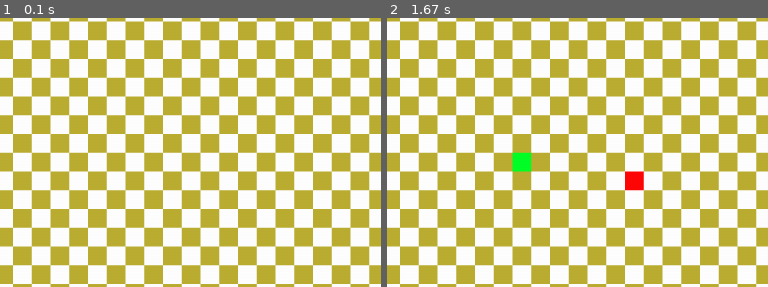
Above: before the commit, frames 1-2 (left to right).
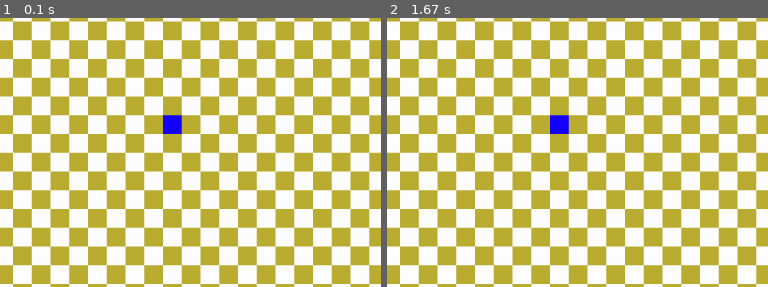
Above: after the commit, the same moments.

Repository: codeborg00/4LinePygame
Game: pygame game, started from main.py
Two runs of this game, one before a commit and one after it. Both use one fixed random seed, a clock stepped at 60 frames per second and the inputs below.
Inputs (mouse positions are % of the whole screen's width and height, from its top left):
- Up to frame 1 (0.1 s): no input
- Up to frame 2 (1.67 s): press the mouse at (51, 57) at 0.37 s; move the mouse to (36, 54) at 0.47 s; release the mouse at (22, 51) at 0.6 s
The pictures show only the part of the screen within x 19-69%, y 28-78%; the shares and areas given below are measured in that part.

The runs differ from the first frame. In frame 1, 0.4% of the frame differs, in the area x 42-48%, y 36-44%; in frame 2, 1.1%, in the area x 32-68%, y 36-65%.

Commit message:
Added a function so as to check if a move is valid. Added to the draw_board function to check if a starting block should be rendered depending on the data value within the 2d board array.

Diff:
--- a/main.py
+++ b/main.py
@@ -14,6 +14,7 @@
 BLACK_SQUARE = pygame.image.load(os.path.join('Assets', 'black_square.png'))
 PLACEHOLDER0 = pygame.image.load(os.path.join('Assets', 'placeholder.png'))
 PLACEHOLDER1 = pygame.image.load(os.path.join('Assets', 'placeholder2.png'))
+STARTING_BLOCK = pygame.image.load(os.path.join('Assets', 'starting_block.png'))
 
 
 # Defining the 2d array which will represent the board
@@ -34,7 +35,7 @@
         [0, 0, 0, 0, 0, 0, 0, 0, 0, 0, 0, 0, 0, 0, 0, 0, 0, 0, 0, 0, 0, 0, 0, 0, 0, 0, 0, 0,],
         [0, 0, 0, 0, 0, 0, 0, 0, 0, 0, 0, 0, 0, 0, 0, 0, 0, 0, 0, 0, 0, 0, 0, 0, 0, 0, 0, 0,],
         [0, 0, 0, 0, 0, 0, 0, 0, 0, 0, 0, 0, 0, 0, 0, 0, 0, 0, 0, 0, 0, 0, 0, 0, 0, 0, 0, 0,],
-        [0, 0, 0, 0, 0, 0, 0, 0, 0, 0, 0, 0, 0, 0, 0, 0, 0, 0, 0, 0, 0, 0, 0, 0, 0, 0, 0, 0,],
+        [0, 0, 0, 0, 0, 0, 0, 0, 0, 0, 0, 0, 0, 1, 0, 0, 0, 0, 0, 0, 0, 0, 0, 0, 0, 0, 0, 0,],
         [0, 0, 0, 0, 0, 0, 0, 0, 0, 0, 0, 0, 0, 0, 0, 0, 0, 0, 0, 0, 0, 0, 0, 0, 0, 0, 0, 0,],
         [0, 0, 0, 0, 0, 0, 0, 0, 0, 0, 0, 0, 0, 0, 0, 0, 0, 0, 0, 0, 0, 0, 0, 0, 0, 0, 0, 0,],
         [0, 0, 0, 0, 0, 0, 0, 0, 0, 0, 0, 0, 0, 0, 0, 0, 0, 0, 0, 0, 0, 0, 0, 0, 0, 0, 0, 0,],
@@ -61,7 +62,6 @@
 ]
 
 
-
 def draw_board():
 
     # Drawing the board to the screen
@@ -69,13 +69,15 @@
     for x in range(40):
         row = 50
         position = column, row
-        for x in range(28):
-            if (column + row) % 2 != 0:
+        for y in range(28):
+            if (column + row) % 2 != 0 and board[x][y] == 0:
                 SCREEN.blit(WHITE_SQUARE, position)
 
-            else:
+            elif (column + row) % 2 == 0 and board[x][y] == 0:
                 SCREEN.blit(BLACK_SQUARE, position)
 
+            else:
+                SCREEN.blit(STARTING_BLOCK, position)
 
             row += 25
             position = column, row
@@ -87,9 +89,8 @@
 
 
 
-#Simulates placing a piece. Not added to board 2d array yet!
+#Places a piec onto the screen. checks if action can be done and if yes places the placeholder according to the current_player. If action is succesfull changes the player.
 def place_piece(player):
-    print(f'Current player is {player}')
     bool = pygame.mouse.get_pressed()
     if bool[0]:
         board_column = math.floor((pygame.mouse.get_pos()[0] - 100) / 25)
@@ -98,34 +99,50 @@
         column = math.floor((pygame.mouse.get_pos()[0] - 100) / 25) * 25 + 100
         row = math.floor((pygame.mouse.get_pos()[1] - 50) / 25) * 25 + 50
 
-
         #Checks if the coordinates are in the available range and if a piece has net yet been placed in that location, places a piece
         if board_column >= 0 and board_row >= 0:
             if board_column < 40 and board_row < 28:
                 if board[board_column][board_row] == 0:
-
-                    # Places the square and switches the current player
-                    if player == 0:
-                        SCREEN.blit(PLACEHOLDER0, (column, row))
-                        board[board_column][board_row] = Piece(player)
-                        pygame.display.update()
-                        new_player = 1
-                        print(f'New player is {new_player}')
-                        return new_player
-                    else:
-                        SCREEN.blit(PLACEHOLDER1, (column, row))
-                        board[board_column][board_row] = Piece(player)
-                        pygame.display.update()
-                        new_player = 0
-                        print(f'New player is {new_player}')
-                        return new_player
+                    if check_move((board_column, board_row)):
+                        print(check_move((board_column, board_row)))
+                        # Places the square and switches the current player
+                        if player == 0:
+                            SCREEN.blit(PLACEHOLDER0, (column, row))
+                            board[board_column][board_row] = Piece(player)
+                            pygame.display.update()
+                            new_player = 1
+                            return new_player
+                        else:
+                            SCREEN.blit(PLACEHOLDER1, (column, row))
+                            board[board_column][board_row] = Piece(player)
+                            pygame.display.update()
+                            new_player = 0
+                            return new_player
 
     # If button not pressed or invalid piece placement, player remains the same.
     return player
 
 
 
+# checks if a certain move is valid, namely whether a placeholder will sit next to another placeholder
+def check_move(position):
 
+    valid = board[position[0] + 1][position[1]] != 0
+    print(board[position[0] + 1][position[1]])
+    if valid:
+        print('1 ' + str(valid))
+        return valid
+    valid = board[position[0] - 1][position[1]] != 0
+    if valid:
+        print('2 ' + str(valid))
+        return valid
+    valid = board[position[0]][position[1] + 1] != 0
+    if valid:
+        print('3 ' + str(valid))
+        return valid
+    valid = board[position[0]][position[1] - 1] != 0
+    print('4 ' + str(valid))
+    return valid
 
 
 
@@ -137,7 +154,7 @@
     draw_board()
 
     while run:
-        clock.tick(10)
+        clock.tick(60)
         player = place_piece(player)
         for event in pygame.event.get():
             if event.type == pygame.QUIT:
Binary file added: Assets/starting_block.png
